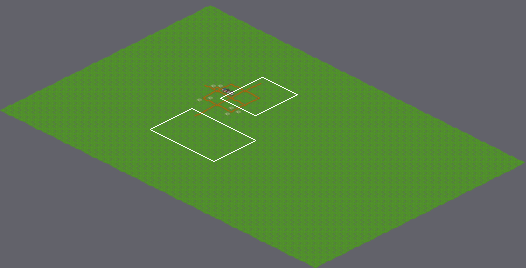
An edit to a level. Tiled map, PopulationTest/testScene.tmx. The picture above shows the old version from afar; the outline marks the close-up.
Close-up. First the earlier version:
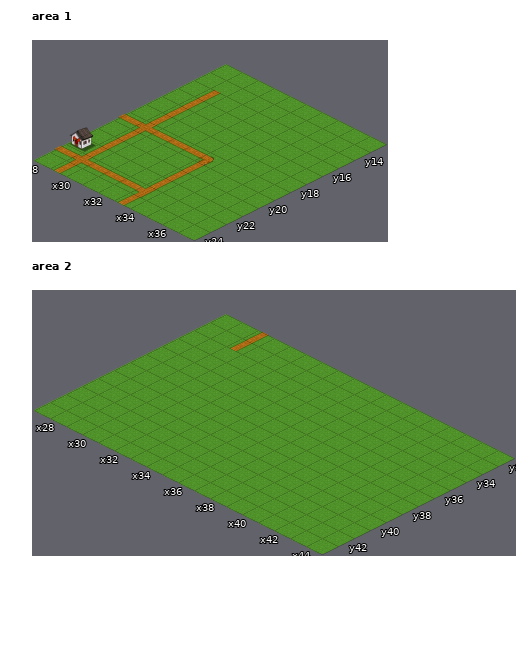
Cells are 128x64 px. Isometric: x runs down to the right, y down to the left. Shown: area 1 x 28..37, y 13..24; area 2 x 27..44, y 32..43. The commit also changed other parts of the map, which this record leaves out.
The same view after the edit:
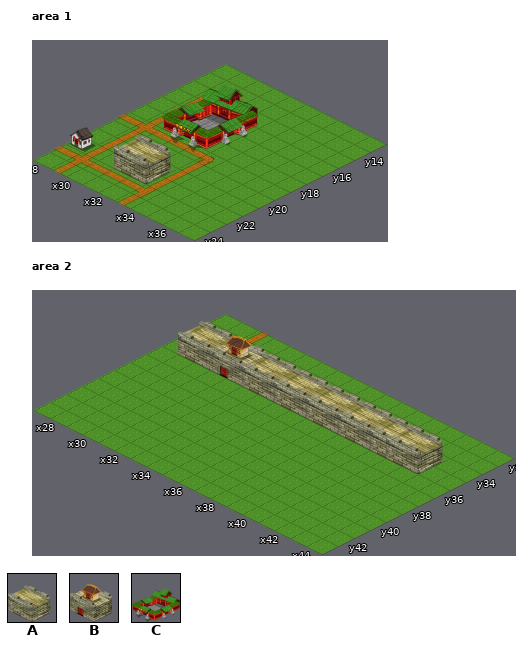
Key: from "buildings2x2": A 0 "Wall", B 1 "Gate"; from "buildings3x3": C 1 "Brick House".
_ is an empty cell.
Tiles of an added or newly shown layer are drawn over the layers below it.
Change:
Layer "Building_2" (now shown), area 1:
y 21: x 31 _ -> A
Layer "Building_3" (now shown), area 1:
y 16: x 30 _ -> C
Layer "Building_2" (now shown), area 2:
y 34: x 28 _ -> A; x 30 _ -> B; x 32 _ -> A; x 34 _ -> A; x 36 _ -> A; x 38 _ -> A; x 40..41 __ -> AA
